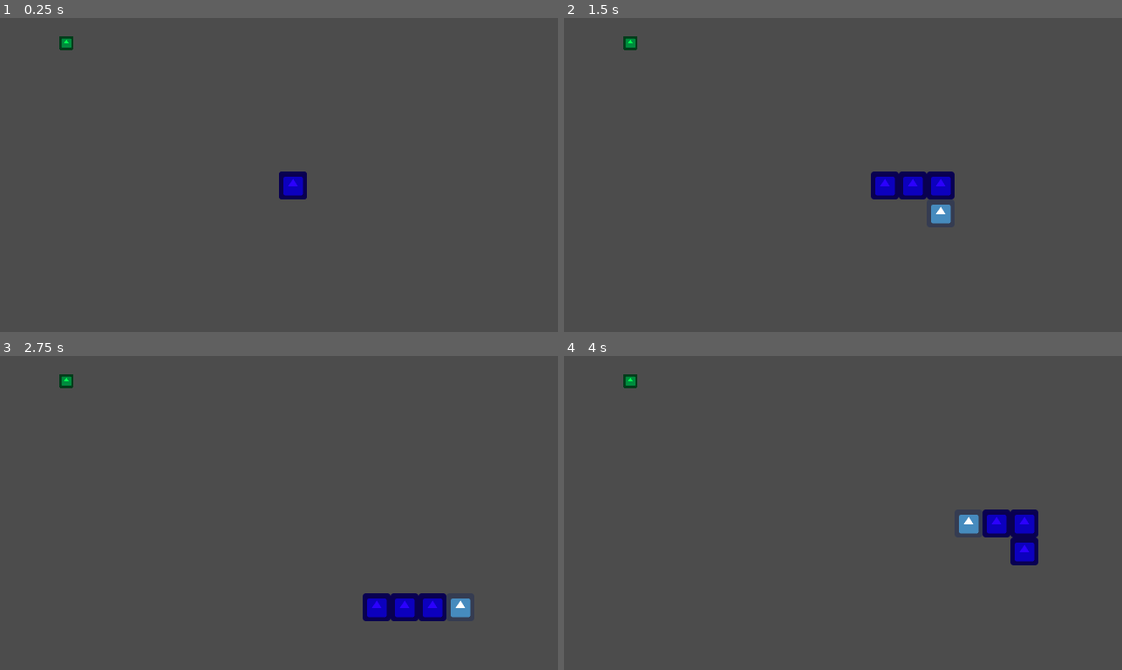
Above: before the commit, frames 1-4 (two rows, left to right).
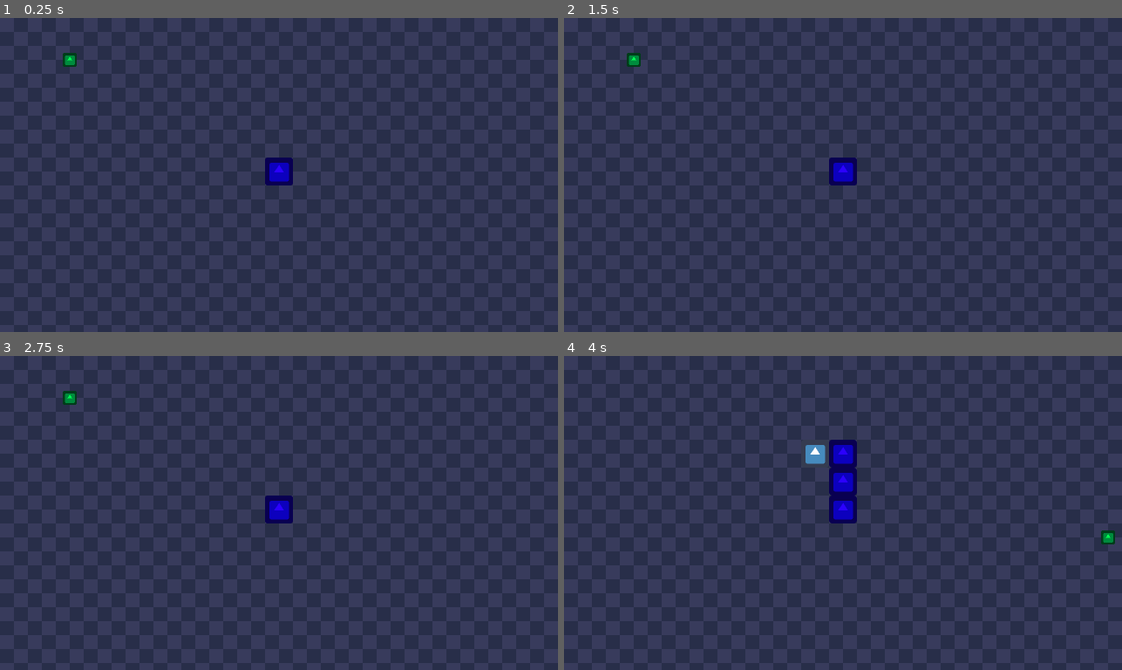
Above: after the commit, the same moments.

Repository: DanielBT91/godot-005-simple-snake-game
Game: Godot game, scene res://Scenes/World.tscn
Two runs of this game, one before a commit and one after it. Both use one fixed random seed, a clock stepped at 60 frames per second and the inputs below. The engine's default icon, where the game draws it, is replaced by a stand-in: a white triangle on a blue panel in a dark square.
Inputs:
- Up to frame 1 (0.25 s): no input
- Up to frame 2 (1.5 s): tap Enter at 0.5 s; hold Right (ui_right) 0.53-1.28 s; hold Down (ui_down) from 1.28 s (still down)
- Up to frame 3 (2.75 s): release Down (ui_down) at 2.03 s; hold Right (ui_right) from 2.03 s (still down)
- Up to frame 4 (4 s): release Right (ui_right) at 2.78 s; hold Up (ui_up) 2.78-3.53 s; hold Left (ui_left) from 3.53 s (still down)

The runs differ from the first frame. In frame 1, 51% of the frame differs, in the area x 0-100%, y 0-100%; in frame 2, 51%; in frame 3, 51%; in frame 4, 51%.

Commit message:
better spawn food on grid; collision own parts trail; game over timer;

Diff:
--- a/Scenes/Food.tscn
+++ b/Scenes/Food.tscn
@@ -8,7 +8,7 @@
 custom_solver_bias = 0.0
 extents = Vector2( 10, 10 )
 
-[node name="Food" type="Area2D" groups=[
+[node name="Food" type="Area2D" index="0" groups=[
 "food",
 ]]
 
--- a/Scenes/Part.gd
+++ b/Scenes/Part.gd
@@ -1 +1,5 @@
 extends Area2D
+
+
+func _on_TimerFlash_timeout():
+	visible = !visible
--- a/Scenes/Part.tscn
+++ b/Scenes/Part.tscn
@@ -6,9 +6,9 @@
 [sub_resource type="RectangleShape2D" id=1]
 
 custom_solver_bias = 0.0
-extents = Vector2( 32, 32 )
+extents = Vector2( 30, 30 )
 
-[node name="Part" type="Area2D" index="0" groups=[
+[node name="Part" type="Area2D" groups=[
 "part",
 ]]
 
@@ -22,6 +22,9 @@
 audio_bus_name = "Master"
 script = ExtResource( 1 )
 _sections_unfolded = [ "Transform", "Visibility" ]
+__meta__ = {
+"_edit_group_": true
+}
 
 [node name="Sprite" type="Sprite" parent="." index="0"]
 
@@ -32,3 +35,12 @@
 
 shape = SubResource( 1 )
 _sections_unfolded = [ "Transform" ]
+
+[node name="TimerFlash" type="Timer" parent="." index="2"]
+
+process_mode = 1
+wait_time = 0.25
+one_shot = false
+autostart = false
+
+[connection signal="timeout" from="TimerFlash" to="." method="_on_TimerFlash_timeout"]
--- a/Scenes/Player.gd
+++ b/Scenes/Player.gd
@@ -7,6 +7,7 @@
 var targetPosition = Vector2()
 var parts = Array()
 var hasMoved = false
+var dead = false
 
 func _ready():
 	targetPosition = position
@@ -16,11 +17,17 @@
 
 func add_part():
 	var part = PART.instance()
-	part.global_position = global_position
+	if(parts.size() > 0):
+		part.global_position = parts[parts.size() - 1].global_position
+	else:
+		part.global_position = global_position
 	get_parent().call_deferred("add_child", part)
 	parts.append(part)
 
 func _process(delta):
+
+	if dead:
+		return
 
 	if  Input.is_action_pressed("ui_up"):
 		direction = Vector2(0, -1)
@@ -56,9 +63,16 @@
 
 
 func _on_Player_area_entered(area):
+
+	if dead:
+		return
+
 	if area.is_in_group("food"):
 		area.queue_free()
 		add_part()
 		get_parent().spawn_food()
 	elif hasMoved and area.is_in_group("part"):
 		print(area.name)
+		dead = true
+		area.get_node("TimerFlash").start()
+		get_parent().game_over()
--- a/Scenes/Player.tscn
+++ b/Scenes/Player.tscn
@@ -6,9 +6,9 @@
 [sub_resource type="RectangleShape2D" id=1]
 
 custom_solver_bias = 0.0
-extents = Vector2( 32, 32 )
+extents = Vector2( 30, 30 )
 
-[node name="Player" type="Area2D" index="0"]
+[node name="Player" type="Area2D"]
 
 input_pickable = true
 gravity_vec = Vector2( 0, 1 )
@@ -18,7 +18,10 @@
 audio_bus_override = false
 audio_bus_name = "Master"
 script = ExtResource( 1 )
-_sections_unfolded = [ "Transform" ]
+_sections_unfolded = [ "Collision", "Transform", "Visibility" ]
+__meta__ = {
+"_edit_group_": true
+}
 
 [node name="Sprite" type="Sprite" parent="." index="0"]
 
--- a/Scenes/World.gd
+++ b/Scenes/World.gd
@@ -15,6 +15,16 @@
 
 func spawn_food():
 	var food = FOOD.instance()
-	var pos = Vector2(rand_range(0, 20), rand_range(0, 11)) * 64
+	var pos = Vector2(round(rand_range(0, 20)), round(rand_range(0, 11))) * 64
+	pos += Vector2(32, 32)
 	food.global_position = pos
 	add_child(food)
+
+func game_over():
+	if $Timer.time_left == 0:
+		print("game over")
+		$Timer.wait_time = 3
+		$Timer.start()
+		yield($Timer, "timeout")
+		print("reload scene")
+		get_tree().reload_current_scene()
--- a/Scenes/World.tscn
+++ b/Scenes/World.tscn
@@ -1,14 +1,48 @@
-[gd_scene load_steps=3 format=2]
+[gd_scene load_steps=4 format=2]
 
 [ext_resource path="res://Scenes/World.gd" type="Script" id=1]
-[ext_resource path="res://Scenes/Player.tscn" type="PackedScene" id=2]
+[ext_resource path="res://grid.png" type="Texture" id=2]
+[ext_resource path="res://Scenes/Player.tscn" type="PackedScene" id=3]
 
 [node name="World" type="Node"]
 
 script = ExtResource( 1 )
 
-[node name="Player" parent="." index="0" instance=ExtResource( 2 )]
+[node name="CanvasLayer" type="CanvasLayer" parent="." index="0"]
 
-position = Vector2( 672, 384 )
+layer = -10
+offset = Vector2( 0, 0 )
+rotation = 0.0
+scale = Vector2( 1, 1 )
+transform = Transform2D( 1, 0, 0, 1, 0, 0 )
+
+[node name="grid" type="TextureRect" parent="CanvasLayer" index="0"]
+
+anchor_left = 0.0
+anchor_top = 0.0
+anchor_right = 0.0
+anchor_bottom = 0.0
+margin_right = 1280.0
+margin_bottom = 720.0
+rect_pivot_offset = Vector2( 0, 0 )
+rect_clip_content = false
+mouse_filter = 1
+mouse_default_cursor_shape = 0
+size_flags_horizontal = 1
+size_flags_vertical = 1
+texture = ExtResource( 2 )
+stretch_mode = 2
+_sections_unfolded = [ "Rect" ]
+
+[node name="Player" parent="." index="1" instance=ExtResource( 3 )]
+
+position = Vector2( 640, 352 )
+
+[node name="Timer" type="Timer" parent="." index="2"]
+
+process_mode = 1
+wait_time = 1.0
+one_shot = true
+autostart = false
 
 [connection signal="area_entered" from="Player" to="Player" method="_on_Player_area_entered"]
Binary file added: grid.png
Not shown, added: grid.png.import
